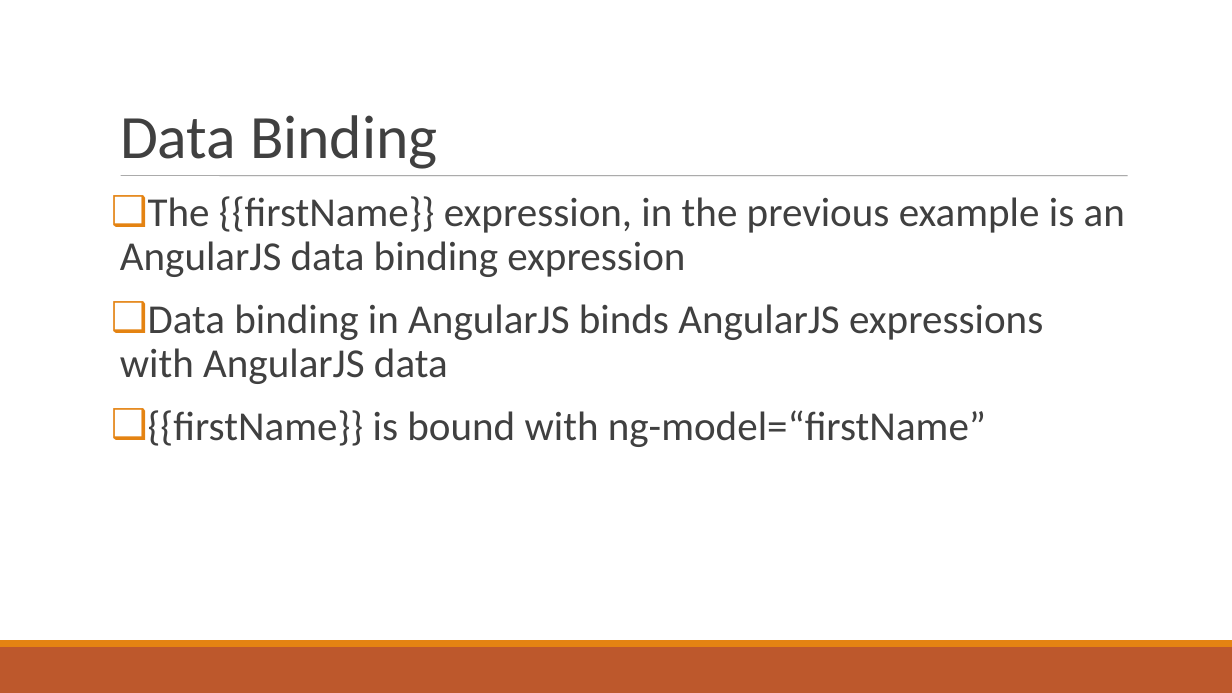
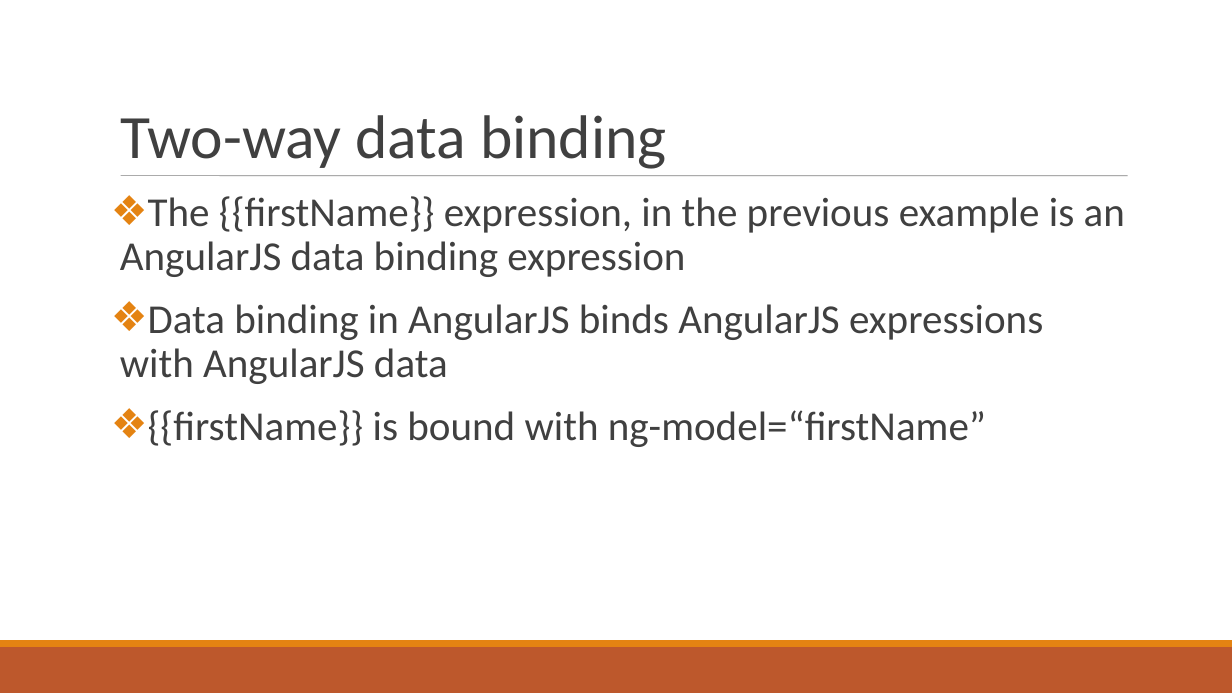
Before and after one commit to AMURTHAInfo/edu, a slide deck: slide 10 of Videos/angular.ppt (slide 8 before the commit). Drawn at 1232x693 pixels with LibreOffice and Linux fonts; fonts in the diff are those of the drawing. Boxes give left, top, right and bottom in pixels: in the first picture for what was removed or moved away, otherwise in the second. Text is boxed around its words. In the diff, an @@ line names an element or a change of style, - is before the commit and + after.

```diff
--- a/Videos/angular.ppt
+++ b/Videos/angular.ppt
@@ title at (x1=120, y1=115, x2=666, y2=169): text changed @@
-Data Binding
+Two-way data binding
@@ text "The {{firstName}} expression, in the ..." at (x1=120, y1=196, x2=1125, y2=447): bullet ❑ to ❖ @@
```
Also in this commit, not shown: 14 other slides changed, 4 slides added, 3 slides removed, 4 other files.
